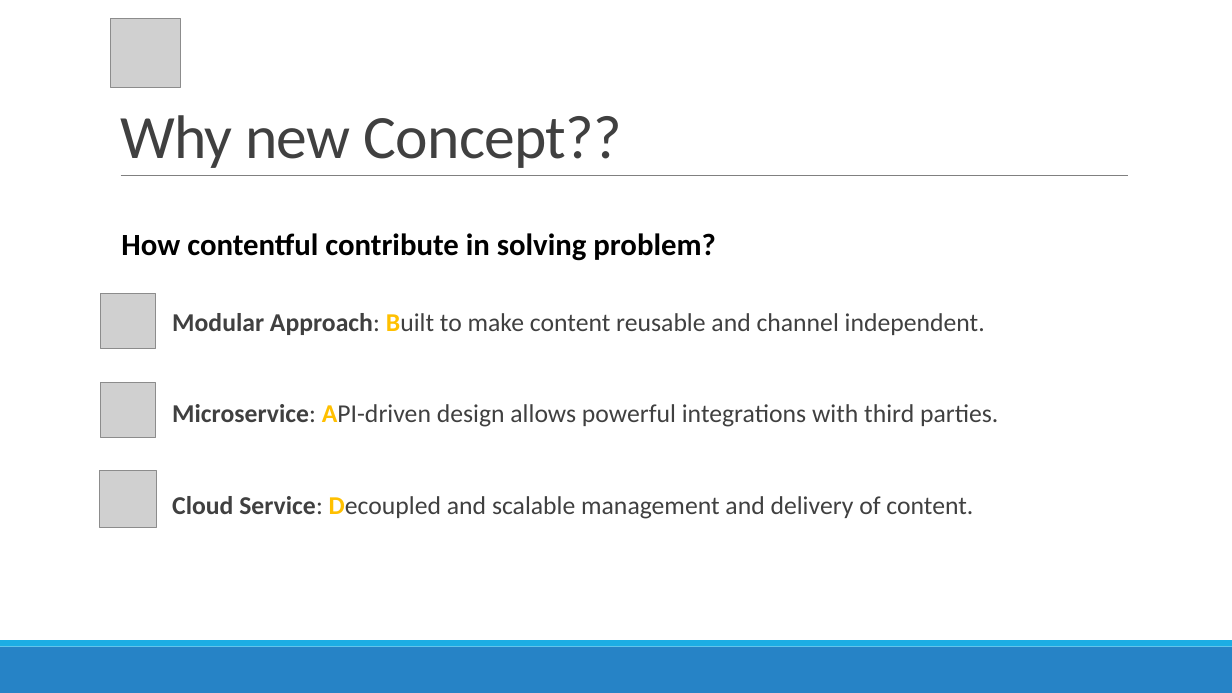
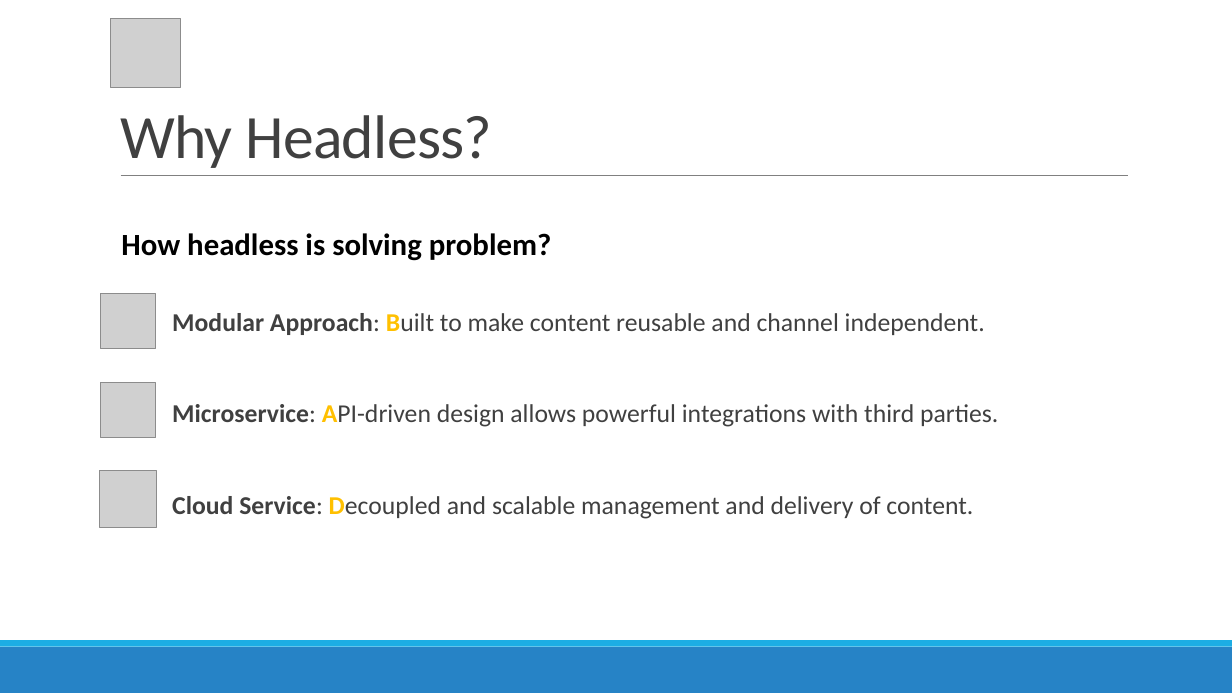
Before and after one commit to r4yadav/contentful-altudo, a slide deck: slide 7 of Contentful-queries.pptx. Drawn at 1232x693 pixels with LibreOffice and Linux fonts; fonts in the diff are those of the drawing; grey boxes stand for pictures. Boxes give left, top, right and bottom in pixels: in the first picture for what was removed or moved away, otherwise in the second. Text is boxed around its words. In the diff, an @@ line names an element or a change of style, - is before the commit and + after.

```diff
--- a/Contentful-queries.pptx
+++ b/Contentful-queries.pptx
@@ title at bbox=[120, 115, 492, 168]: text changed @@
-Why new Concept??
+Why Headless?
@@ text at bbox=[121, 233, 552, 261]: text changed @@
-How contentful contribute in solving problem?
+How headless is solving problem?
```
Also in this commit, not shown: 2 other slides changed, 1 slide added.
